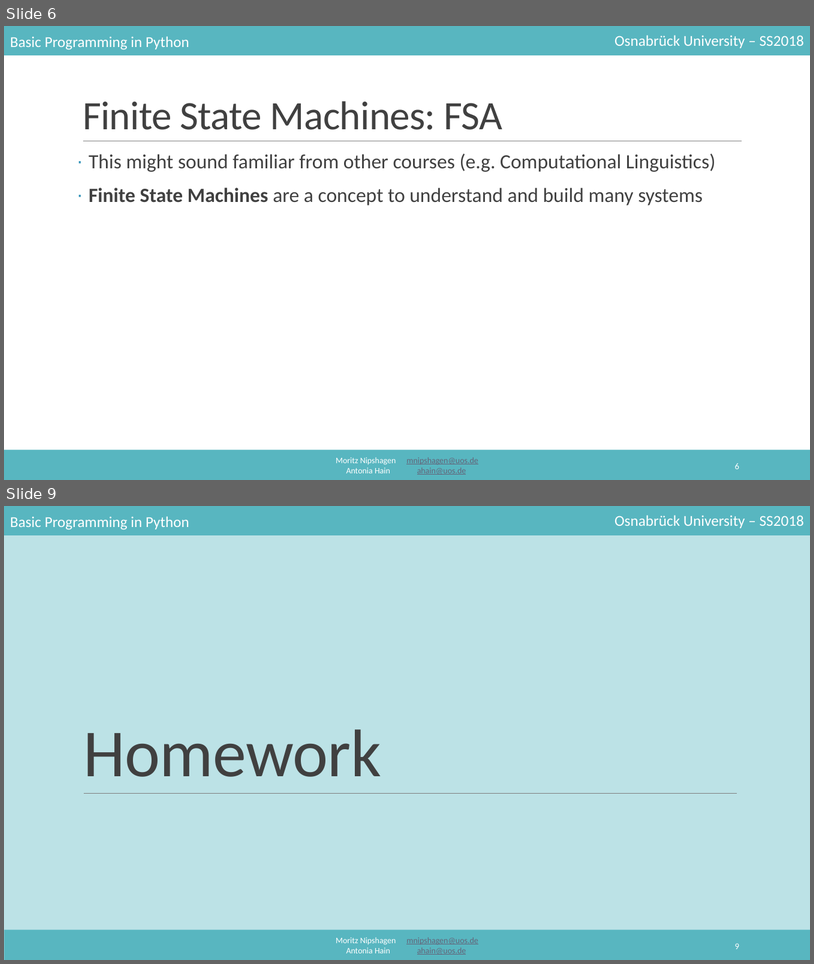
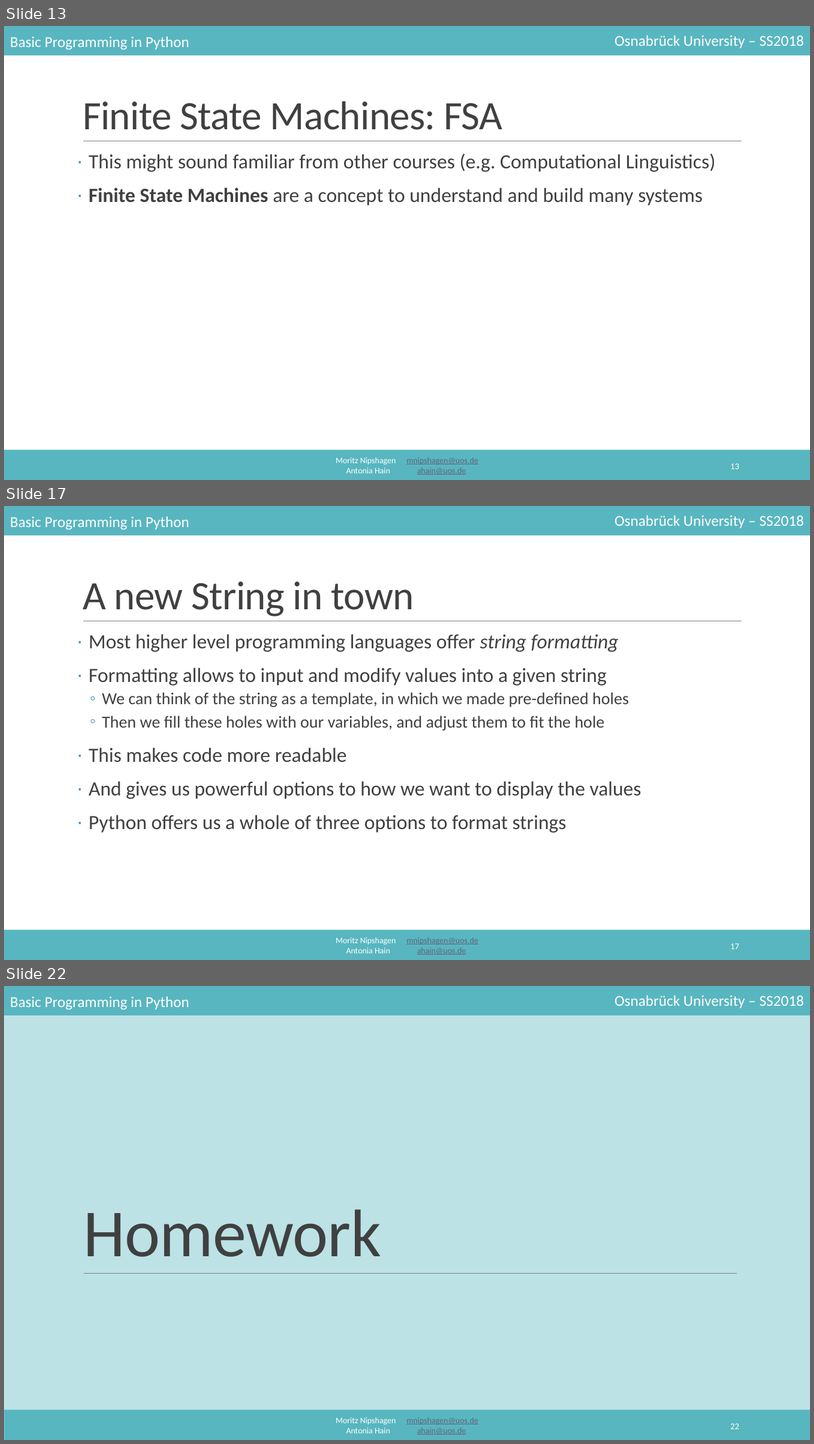
Before and after one commit to mnipshagen/monty, a slide deck: 2018/05/05_Strings_and_Regex.pptx. Shown one above the other, each under a label of ours: slides 6 and 9 before the commit, slides 13, 17 and 22 after it; the slides between them are not shown. The pictures are 814x964 and 814x1444 pixels, drawn with LibreOffice and Linux fonts; fonts in the diff are those of the drawing. Boxes give left, top, right and bottom in pixels: in the first picture for what was removed or moved away, otherwise in the second. Text is boxed around its words. In the diff, an @@ line names an element or a change of style, - is before the commit and + after.

```diff
--- a/2018/05/05_Strings_and_Regex.pptx
+++ b/2018/05/05_Strings_and_Regex.pptx
@@ slide 17 added at [4, 506, 810, 960], background #FFFFFF; not listed: 6 template elements that a slide beside it also shows @@
@@ title added at [83, 582, 414, 616], 48 pt, text #404040 @@
+A new String in town
@@ text added at [89, 634, 642, 832], 24 pt, text #404040 @@
+· Most higher level programming languages offer string formatting
+· Formatting allows to input and modify values into a given string
+  ◦ We can think of the string as a template, in which we made pre-defined holes
+  ◦ Then we fill these holes with our variables, and adjust them to fit the hole
+· This makes code more readable
+· And gives us powerful options to how we want to display the values
+· Python offers us a whole of three options to format strings
@@ page number added at [731, 943, 740, 949], 10.5 pt, text #FFFFFF @@
+17
@@ what was slide 6 is now slide 13 @@
@@ page number at [731, 463, 740, 469]: text changed @@
-6
+13
@@ what was slide 9 is now slide 22 @@
@@ page number at [731, 1423, 740, 1429]: text changed @@
-9
+22
```
Also in this commit, not shown: 2 slides changed, 14 other slides added, 2 slides removed, 1 other file.
